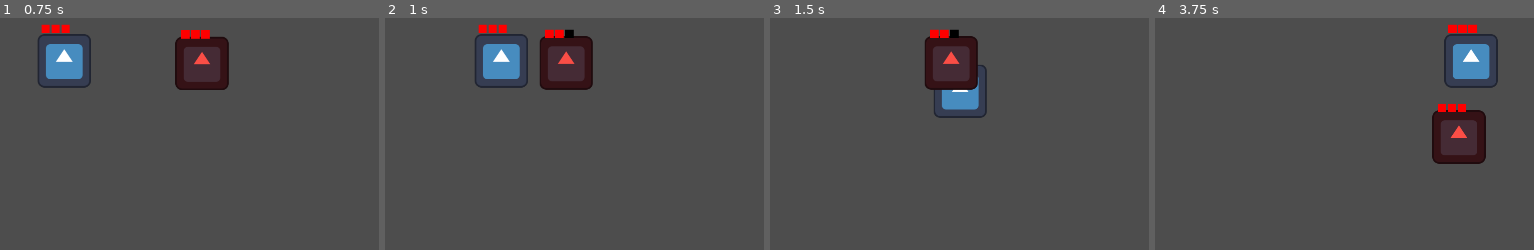
Above: before the commit, frames 1-4 (left to right).
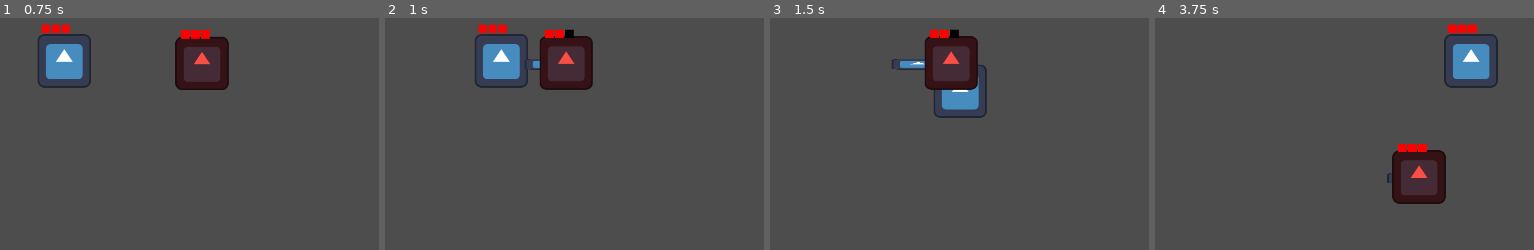
Above: after the commit, the same moments.

Repository: MamaDespik/GGJ-1
Game: Godot game, scene res://test.tscn
Same seed, same stepped clock (60 frames per second), same inputs: the game is played once before the commit and once after it. The engine's default icon, where the game draws it, is replaced by a stand-in: a white triangle on a blue panel in a dark square.
Inputs (mouse positions are in pixels of both pictures, inside the frame that each line leads up to):
- Up to frame 1 (0.75 s): tap Enter (ui_accept) at 0.5 s; move the mouse to (outside the picture) at 0.52 s; hold D (move_right) from 0.53 s (still down); hold Enter (ui_accept) from 0.53 s (still down)
- Up to frame 2 (1 s): keep holding D (move_right); keep holding Enter (ui_accept)
- Up to frame 3 (1.5 s): move the mouse to (951, 147) at 1.27 s; release D (move_right) at 1.28 s; release Enter (ui_accept) at 1.28 s; hold S (move_down) from 1.28 s (still down); tap Mouse wheel up (change_highlight_left) at 1.35 s
- Up to frame 4 (3.75 s): tap Enter (ui_accept) at 1.52, 1.55, 1.82, 2.3, 3.02, 3.05, 3.32 s; move the mouse to (outside the picture) at 2.02 s; release S (move_down) at 2.03 s; hold D (move_right) 2.03-2.78 s; hold Mouse wheel down (change_highlight_right) 2.03-2.78 s; move the mouse to (1458, 215) at 2.77 s; hold W (move_up) 2.78-3.53 s; click (1458, 215) at 2.85 s; move the mouse to (outside the picture) at 3.52 s; hold A (move_left) from 3.53 s (still down); hold Enter (ui_accept) from 3.53 s (still down)

Frame 1 is identical in both runs. In frame 2, less than 0.1% of the frame differs, in the area x 36-41%, y 17-23%; in frame 3, 0.3%; in frame 4, 6.5%, in the area x 61-88%, y 37-81%.

Commit message:
Enemy Attacking and Dying Improvements

Diff:
--- a/godovelopment-game-jam-1/Enemy/enemy.gd
+++ b/godovelopment-game-jam-1/Enemy/enemy.gd
@@ -8,6 +8,7 @@
 
 @onready var health_module: HealthModule = $HealthModule
 @onready var state_machine: StateMachine = $StateMachine
+@onready var animation_player: AnimationPlayer = $AnimationPlayer
 
 func _ready() -> void:
 	state_machine.init(self)
@@ -26,12 +27,6 @@
 	state_machine.process_input(event)
 	return
 
-func _on_health_module_died() -> void:
-	var tween:Tween = create_tween()
-	tween.tween_property(self, "modulate", Color(1,1,1,0), 2)
-	tween.tween_callback(queue_free)
-	return
-
 func _on_hurt_box_hurt(damage: int) -> void:
 	health_module.adjust_health(-damage)
 	return
--- a/godovelopment-game-jam-1/Enemy/enemy.tscn
+++ b/godovelopment-game-jam-1/Enemy/enemy.tscn
@@ -1,22 +1,180 @@
-[gd_scene load_steps=10 format=3 uid="uid://lpe80gxols1a"]
+[gd_scene load_steps=16 format=3 uid="uid://lpe80gxols1a"]
 
 [ext_resource type="Script" uid="uid://c7u8y4q073byh" path="res://Enemy/enemy.gd" id="1_eqilm"]
 [ext_resource type="Texture2D" uid="uid://thnj12t7c3yd" path="res://Assets/icon.svg" id="1_px1sc"]
 [ext_resource type="PackedScene" uid="uid://of34ornvyat4" path="res://StateMachine/state_machine.tscn" id="2_am0pq"]
 [ext_resource type="PackedScene" uid="uid://ccg26bgjvfxse" path="res://Modules/health_module.tscn" id="2_eqilm"]
+[ext_resource type="PackedScene" uid="uid://dnwb2tosqt7sb" path="res://Modules/hit_box.tscn" id="3_efk13"]
 [ext_resource type="PackedScene" uid="uid://bvgf768latsby" path="res://Modules/hurt_box.tscn" id="4_ncf7h"]
 [ext_resource type="PackedScene" uid="uid://bik66dxa52cs1" path="res://StateMachine/EnemyStates/enemy_idle_state.tscn" id="6_m6jha"]
 [ext_resource type="PackedScene" uid="uid://6g53nkc1vnfb" path="res://StateMachine/EnemyStates/enemy_approaching_state.tscn" id="7_glvfu"]
 [ext_resource type="PackedScene" uid="uid://c8tkr8qmg6pui" path="res://StateMachine/EnemyStates/enemy_attacking_state.tscn" id="8_0rspp"]
+[ext_resource type="PackedScene" uid="uid://bql0274nivdsj" path="res://StateMachine/EnemyStates/enemy_dying_state.tscn" id="10_nmr1a"]
+
+[sub_resource type="RectangleShape2D" id="RectangleShape2D_nmr1a"]
+resource_local_to_scene = true
+size = Vector2(125, 26)
 
 [sub_resource type="RectangleShape2D" id="RectangleShape2D_eqilm"]
 size = Vector2(117, 118)
+
+[sub_resource type="Animation" id="Animation_47ove"]
+resource_name = "attack"
+length = 0.8
+step = 0.1
+tracks/0/type = "value"
+tracks/0/imported = false
+tracks/0/enabled = true
+tracks/0/path = NodePath("Attack/HitBox:enabled")
+tracks/0/interp = 1
+tracks/0/loop_wrap = true
+tracks/0/keys = {
+"times": PackedFloat32Array(0, 0.8),
+"transitions": PackedFloat32Array(1, 1),
+"update": 1,
+"values": [true, false]
+}
+tracks/1/type = "value"
+tracks/1/imported = false
+tracks/1/enabled = true
+tracks/1/path = NodePath("Attack/Sprite2D:visible")
+tracks/1/interp = 1
+tracks/1/loop_wrap = true
+tracks/1/keys = {
+"times": PackedFloat32Array(0, 0.8),
+"transitions": PackedFloat32Array(1, 1),
+"update": 1,
+"values": [true, false]
+}
+tracks/2/type = "value"
+tracks/2/imported = false
+tracks/2/enabled = true
+tracks/2/path = NodePath(".:rotation")
+tracks/2/interp = 1
+tracks/2/loop_wrap = true
+tracks/2/keys = {
+"times": PackedFloat32Array(0, 0.5),
+"transitions": PackedFloat32Array(5.27803, 5.27803),
+"update": 0,
+"values": [0.0, 6.28319]
+}
+tracks/3/type = "value"
+tracks/3/imported = false
+tracks/3/enabled = true
+tracks/3/path = NodePath("Attack:position")
+tracks/3/interp = 1
+tracks/3/loop_wrap = true
+tracks/3/keys = {
+"times": PackedFloat32Array(0, 0.16, 0.5, 0.8),
+"transitions": PackedFloat32Array(1, 1, 0.450625, 0.450625),
+"update": 0,
+"values": [Vector2(81, -1.41625e-05), Vector2(-40, 0), Vector2(-40, 0), Vector2(81, -1.41625e-05)]
+}
+tracks/4/type = "value"
+tracks/4/imported = false
+tracks/4/enabled = true
+tracks/4/path = NodePath(".:attacking")
+tracks/4/interp = 1
+tracks/4/loop_wrap = true
+tracks/4/keys = {
+"times": PackedFloat32Array(0, 0.8),
+"transitions": PackedFloat32Array(1, 1),
+"update": 1,
+"values": [true, false]
+}
+
+[sub_resource type="Animation" id="Animation_jovdv"]
+length = 0.001
+tracks/0/type = "value"
+tracks/0/imported = false
+tracks/0/enabled = true
+tracks/0/path = NodePath("Attack/HitBox:enabled")
+tracks/0/interp = 1
+tracks/0/loop_wrap = true
+tracks/0/keys = {
+"times": PackedFloat32Array(0),
+"transitions": PackedFloat32Array(1),
+"update": 1,
+"values": [false]
+}
+tracks/1/type = "value"
+tracks/1/imported = false
+tracks/1/enabled = true
+tracks/1/path = NodePath("Attack/Sprite2D:visible")
+tracks/1/interp = 1
+tracks/1/loop_wrap = true
+tracks/1/keys = {
+"times": PackedFloat32Array(0),
+"transitions": PackedFloat32Array(1),
+"update": 1,
+"values": [false]
+}
+tracks/2/type = "value"
+tracks/2/imported = false
+tracks/2/enabled = true
+tracks/2/path = NodePath(".:rotation")
+tracks/2/interp = 1
+tracks/2/loop_wrap = true
+tracks/2/keys = {
+"times": PackedFloat32Array(0),
+"transitions": PackedFloat32Array(1),
+"update": 0,
+"values": [0.0]
+}
+tracks/3/type = "value"
+tracks/3/imported = false
+tracks/3/enabled = true
+tracks/3/path = NodePath("Attack:position")
+tracks/3/interp = 1
+tracks/3/loop_wrap = true
+tracks/3/keys = {
+"times": PackedFloat32Array(0),
+"transitions": PackedFloat32Array(1),
+"update": 0,
+"values": [Vector2(82, 0)]
+}
+tracks/4/type = "value"
+tracks/4/imported = false
+tracks/4/enabled = true
+tracks/4/path = NodePath(".:attacking")
+tracks/4/interp = 1
+tracks/4/loop_wrap = true
+tracks/4/keys = {
+"times": PackedFloat32Array(0),
+"transitions": PackedFloat32Array(1),
+"update": 1,
+"values": [false]
+}
+
+[sub_resource type="AnimationLibrary" id="AnimationLibrary_ht3ht"]
+_data = {
+&"RESET": SubResource("Animation_jovdv"),
+&"attack": SubResource("Animation_47ove")
+}
 
 [node name="Enemy" type="StaticBody2D"]
 collision_layer = 4
 collision_mask = 8
 script = ExtResource("1_eqilm")
 
+[node name="Attack" type="Node2D" parent="."]
+position = Vector2(82, 0)
+
+[node name="Sprite2D" type="Sprite2D" parent="Attack"]
+visible = false
+position = Vector2(-79, 3)
+scale = Vector2(1, 0.195313)
+texture = ExtResource("1_px1sc")
+
+[node name="HitBox" parent="Attack" instance=ExtResource("3_efk13")]
+visible = false
+hitbox_type = "Enemy"
+damage = 1
+
+[node name="CollisionShape2D" parent="Attack/HitBox/Area2D" index="0"]
+position = Vector2(-79.5, 2)
+shape = SubResource("RectangleShape2D_nmr1a")
+
 [node name="CollisionShape2D" type="CollisionShape2D" parent="."]
 visible = false
 position = Vector2(-0.5, 0)
@@ -33,20 +191,31 @@
 visible = false
 hurtbox_type = "Enemy"
 
+[node name="AnimationPlayer" type="AnimationPlayer" parent="."]
+libraries = {
+&"": SubResource("AnimationLibrary_ht3ht")
+}
+
 [node name="StateMachine" parent="." node_paths=PackedStringArray("starting_state") instance=ExtResource("2_am0pq")]
 starting_state = NodePath("EnemyIdleState")
 
-[node name="EnemyIdleState" parent="StateMachine" node_paths=PackedStringArray("enemy_approaching_state", "enemy_attacking_state") instance=ExtResource("6_m6jha")]
+[node name="EnemyIdleState" parent="StateMachine" node_paths=PackedStringArray("enemy_approaching_state", "enemy_attacking_state", "enemy_dying_state") instance=ExtResource("6_m6jha")]
 enemy_approaching_state = NodePath("../EnemyApproachingState")
 enemy_attacking_state = NodePath("../EnemyAttackingState")
-
-[node name="EnemyApproachingState" parent="StateMachine" node_paths=PackedStringArray("enemy_idle_state", "enemy_attacking_state") instance=ExtResource("7_glvfu")]
+enemy_dying_state = NodePath("../EnemyDyingState")
+
+[node name="EnemyApproachingState" parent="StateMachine" node_paths=PackedStringArray("enemy_idle_state", "enemy_attacking_state", "enemy_dying_state") instance=ExtResource("7_glvfu")]
 enemy_idle_state = NodePath("../EnemyIdleState")
 enemy_attacking_state = NodePath("../EnemyAttackingState")
-
-[node name="EnemyAttackingState" parent="StateMachine" node_paths=PackedStringArray("enemy_idle_state", "enemy_approaching_state") instance=ExtResource("8_0rspp")]
+enemy_dying_state = NodePath("../EnemyDyingState")
+
+[node name="EnemyAttackingState" parent="StateMachine" node_paths=PackedStringArray("enemy_idle_state", "enemy_approaching_state", "enemy_dying_state") instance=ExtResource("8_0rspp")]
 enemy_idle_state = NodePath("../EnemyIdleState")
 enemy_approaching_state = NodePath("../EnemyApproachingState")
-
-[connection signal="died" from="HealthModule" to="." method="_on_health_module_died"]
+enemy_dying_state = NodePath("../EnemyDyingState")
+
+[node name="EnemyDyingState" parent="StateMachine" instance=ExtResource("10_nmr1a")]
+
 [connection signal="hurt" from="HurtBox" to="." method="_on_hurt_box_hurt"]
+
+[editable path="Attack/HitBox"]
--- a/godovelopment-game-jam-1/Modules/hit_box.gd
+++ b/godovelopment-game-jam-1/Modules/hit_box.gd
@@ -3,6 +3,15 @@
 
 @export_enum("Enemy", "Player") var hitbox_type:String
 @export var damage:int = 0
+
+@export var enabled:bool:
+	set(value):
+		enabled = value
+		if area_2d:
+			area_2d.monitorable = value
+		id = randi()
+
+var id:int
 
 @onready var area_2d: Area2D = $Area2D
 
@@ -12,4 +21,10 @@
 			area_2d.collision_layer = 64 #an enemy hitbox
 		"Player":
 			area_2d.collision_layer = 32 #a player hitbox
+	enabled = enabled
 	return
+
+func _input(event: InputEvent) -> void:
+	if event.is_action_pressed("ui_accept"): #DEBUG
+		id = randi()
+	return
--- a/godovelopment-game-jam-1/Modules/hurt_box.gd
+++ b/godovelopment-game-jam-1/Modules/hurt_box.gd
@@ -2,6 +2,8 @@
 class_name HurtBox
 
 @export_enum("Enemy", "Player") var hurtbox_type:String
+
+var damagers:Array[int]
 
 @onready var area_2d: Area2D = $Area2D
 
@@ -16,5 +18,7 @@
 	return
 
 func _on_area_2d_area_entered(area: Area2D) -> void:
-	hurt.emit(area.get_parent().damage)
+	if !damagers.has(area.get_parent().id):
+		hurt.emit(area.get_parent().damage)
+		damagers.append(area.get_parent().id)
 	return
--- a/godovelopment-game-jam-1/Player/player.tscn
+++ b/godovelopment-game-jam-1/Player/player.tscn
@@ -69,6 +69,7 @@
 position = Vector2(63, 0)
 hitbox_type = "Player"
 damage = 1
+enabled = true
 
 [node name="StateMachine" parent="." node_paths=PackedStringArray("starting_state") instance=ExtResource("7_o2wf0")]
 starting_state = NodePath("IdlePlayerMovementState")
--- a/godovelopment-game-jam-1/StateMachine/EnemyStates/enemy_approaching_state.gd
+++ b/godovelopment-game-jam-1/StateMachine/EnemyStates/enemy_approaching_state.gd
@@ -3,6 +3,7 @@
 
 @export var enemy_idle_state:State
 @export var enemy_attacking_state:State
+@export var enemy_dying_state:State
 
 var enemy_parent:Enemy
 
@@ -11,6 +12,7 @@
 	return
 
 func process_physics(delta:float) -> State:
+	if enemy_parent.health_module.current_health <= 0: return enemy_dying_state
 	var distance_to_player = enemy_parent.position.distance_to(enemy_parent.player.position)
 	if distance_to_player <= enemy_parent.attack_range:
 		return enemy_attacking_state
--- a/godovelopment-game-jam-1/StateMachine/EnemyStates/enemy_attacking_state.gd
+++ b/godovelopment-game-jam-1/StateMachine/EnemyStates/enemy_attacking_state.gd
@@ -3,6 +3,7 @@
 
 @export var enemy_idle_state:State
 @export var enemy_approaching_state:State
+@export var enemy_dying_state:State
 
 var enemy_parent:Enemy
 
@@ -10,13 +11,18 @@
 	enemy_parent = parent
 	return
 
+func exit():
+	enemy_parent.animation_player.play("RESET")
+	return
+
 func process_physics(_delta:float) -> State:
-	var distance_to_player = enemy_parent.position.distance_to(enemy_parent.player.position)
-	if distance_to_player > enemy_parent.sight_range:
-		return enemy_idle_state
-	if distance_to_player > enemy_parent.attack_range:
-		return enemy_approaching_state
+	if enemy_parent.health_module.current_health <= 0: return enemy_dying_state
+	if !enemy_parent.animation_player.current_animation == "attack":
+		var distance_to_player = enemy_parent.position.distance_to(enemy_parent.player.position)
+		if distance_to_player > enemy_parent.sight_range:
+			return enemy_idle_state
+		if distance_to_player > enemy_parent.attack_range:
+			return enemy_approaching_state
 
-	#kick off attack once
-
+		enemy_parent.animation_player.play("attack")
 	return
--- /dev/null
+++ b/godovelopment-game-jam-1/StateMachine/EnemyStates/enemy_dying_state.gd
@@ -0,0 +1,14 @@
+extends State
+class_name EnemyDyingState
+
+var enemy_parent:Enemy
+
+func enter():
+	enemy_parent = parent
+	var tween:Tween = create_tween()
+	tween.set_parallel()
+	tween.tween_property(enemy_parent, "modulate", Color(1,1,1,0), 2)
+	tween.tween_property(enemy_parent, "rotation", PI/2, 2)
+	tween.set_parallel(false)
+	tween.tween_callback(enemy_parent.queue_free)
+	return
--- /dev/null
+++ b/godovelopment-game-jam-1/StateMachine/EnemyStates/enemy_dying_state.tscn
@@ -0,0 +1,7 @@
+[gd_scene load_steps=3 format=3 uid="uid://bql0274nivdsj"]
+
+[ext_resource type="PackedScene" uid="uid://ca3te81uwksxf" path="res://StateMachine/state.tscn" id="1_86wt4"]
+[ext_resource type="Script" uid="uid://de8wbs0u3n2i8" path="res://StateMachine/EnemyStates/enemy_dying_state.gd" id="2_o6iyl"]
+
+[node name="EnemyDyingState" instance=ExtResource("1_86wt4")]
+script = ExtResource("2_o6iyl")
--- a/godovelopment-game-jam-1/StateMachine/EnemyStates/enemy_idle_state.gd
+++ b/godovelopment-game-jam-1/StateMachine/EnemyStates/enemy_idle_state.gd
@@ -3,6 +3,7 @@
 
 @export var enemy_approaching_state:State
 @export var enemy_attacking_state:State
+@export var enemy_dying_state:State
 
 var enemy_parent:Enemy
 
@@ -11,6 +12,7 @@
 	return
 
 func process_frame(_delta:float) -> State:
+	if enemy_parent.health_module.current_health <= 0: return enemy_dying_state
 	var distance_to_player = enemy_parent.position.distance_to(enemy_parent.player.position)
 	if  distance_to_player <= enemy_parent.attack_range:
 		return enemy_attacking_state
Not shown, added: godovelopment-game-jam-1/StateMachine/EnemyStates/enemy_dying_state.gd.uid
Not shown, changed: TODO.txt
